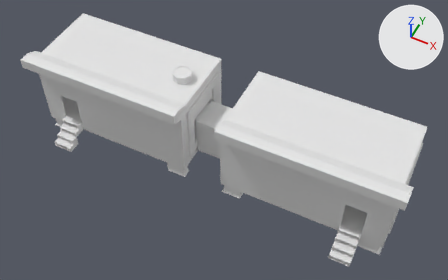
Before and after pictures for a commit that changed the FBX model Assets/Models/Habitati.fbx.
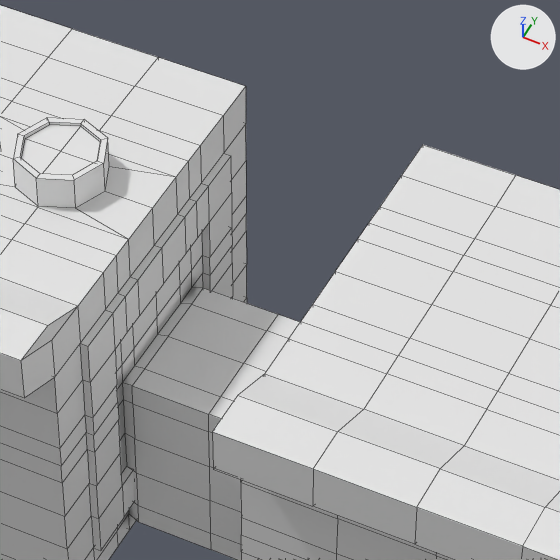
The first picture shows the older version from a 50 mm lens placed at (9.3, -18.29, 23.62), pointed at (0.5, -0.69, 1.61). The close-ups show both versions on the part from 38% to 64% of the width and 15% to 57% of the height of that picture; other places that the commit changed are outside them. The axes (+X, +Y, +Z) are drawn at upper right. The lights are the same throughout. The close-ups show mesh edges as thin lines.
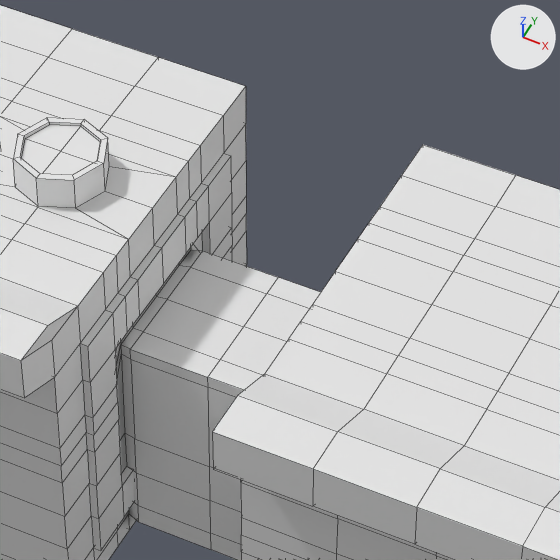
What differs and where, as boxes (x1, y1, x2, y2) in the close-ups (560 x 560 px; the box of a moved part takes in the faces that stretch with it):
part 1 of me_cube_009, moved or reshaped
    before: (115, 233, 300, 468)
    after: (115, 233, 321, 468)

The change, as a list of edits to the scene's bpy script:
```text
Change me_cube_009:
    used by ob_cube_009; location = (0.0, 0.0, 0.0)
    remove me_cube_009.from_pydata(...)  # 1354 vertices, 1326 faces; spans x -9.1..9.0, y -2.0..2.0, z 0.0..4.0
    add me_cube_009.from_pydata(...)  # 1373 vertices, 1340 faces; spans x -9.1..9.0, y -2.0..2.0, z 0.0..4.0
    me_cube_009 part 1
    25 vertices in x -1.1..1.1, y -0.8..0.8, z 2.0 move by (0.0, 0.0, 0.7)
    25 vertices in x -1.0..1.0, y -0.8..0.8, z 2.3 move by (0.0, 0.0, 0.5)
    10 vertices in x -1.0..1.0, y -0.7..0.7, z 2.5 move by (0.0, 0.0, 0.4)
```
